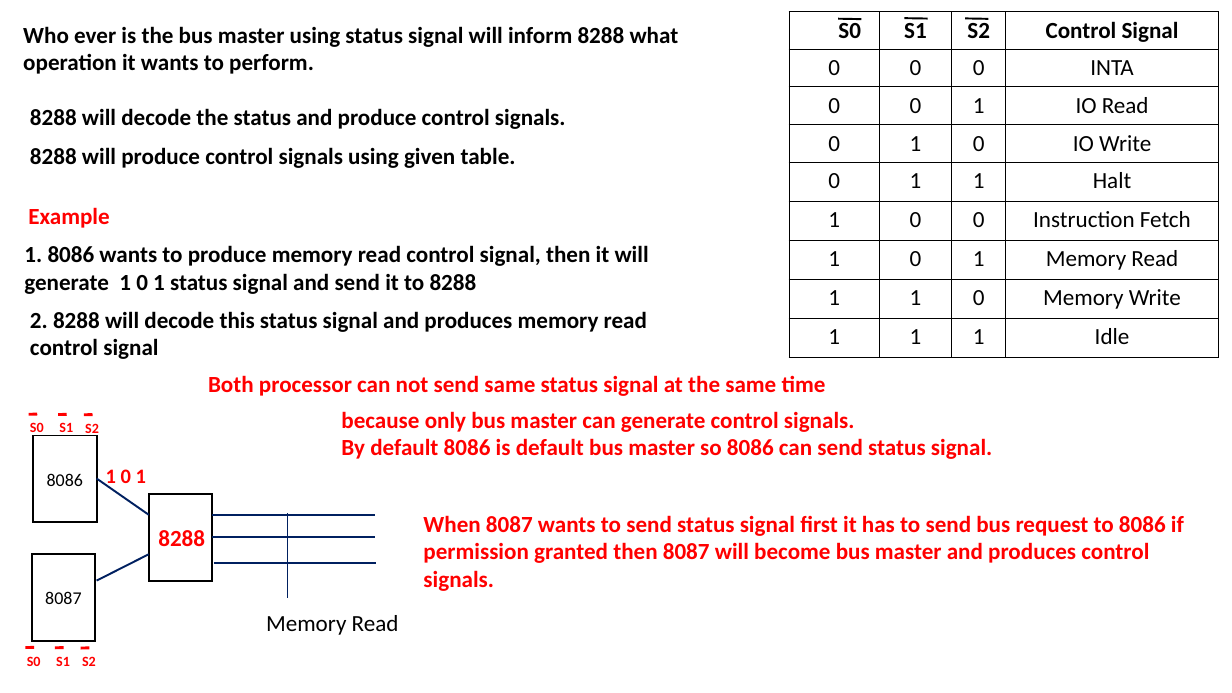
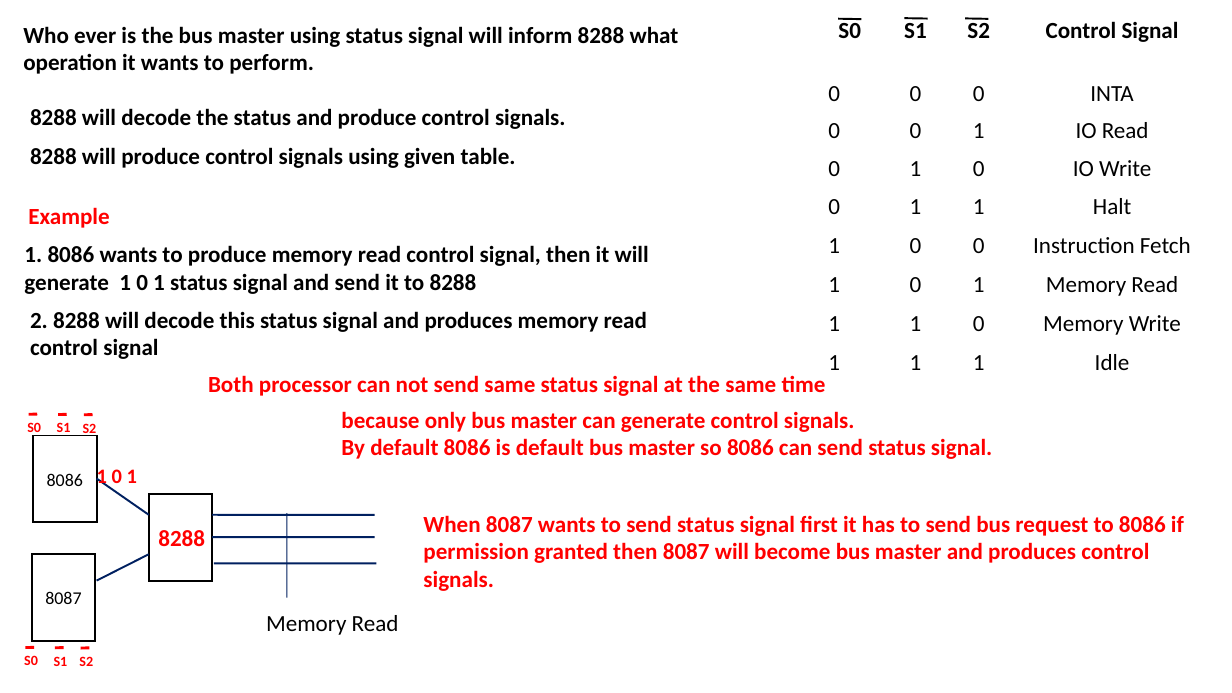
Before and after one commit to heet-mewada/SBMP-NOTES, a slide deck: slide 24 of sem3/slides/FMP/Minimum-Maximum mode of 8086.pptx. Drawn at 1232x693 pixels with LibreOffice and Linux fonts; fonts in the diff are those of the drawing. Boxes give left, top, right and bottom in pixels: in the first picture for what was removed or moved away, otherwise in the second. Text is boxed around its words. In the diff, an @@ line names an element or a change of style, - is before the commit and + after.

```diff
--- a/sem3/slides/FMP/Minimum-Maximum mode of 8086.pptx
+++ b/sem3/slides/FMP/Minimum-Maximum mode of 8086.pptx
@@ table resized from (x1=789, y1=12, x2=1218, y2=358) to (x1=789, y1=12, x2=1218, y2=374) @@
@@ text "1 0 1" moved from (x1=106, y1=469, x2=146, y2=489) to (x1=97, y1=466, x2=137, y2=489) @@
@@ line (287, 513) - (287, 598): stroke #002060 0.5 pt to #002060 0.75 pt @@
```
Also in this commit, not shown: 18 other slides changed, 5 other files.
